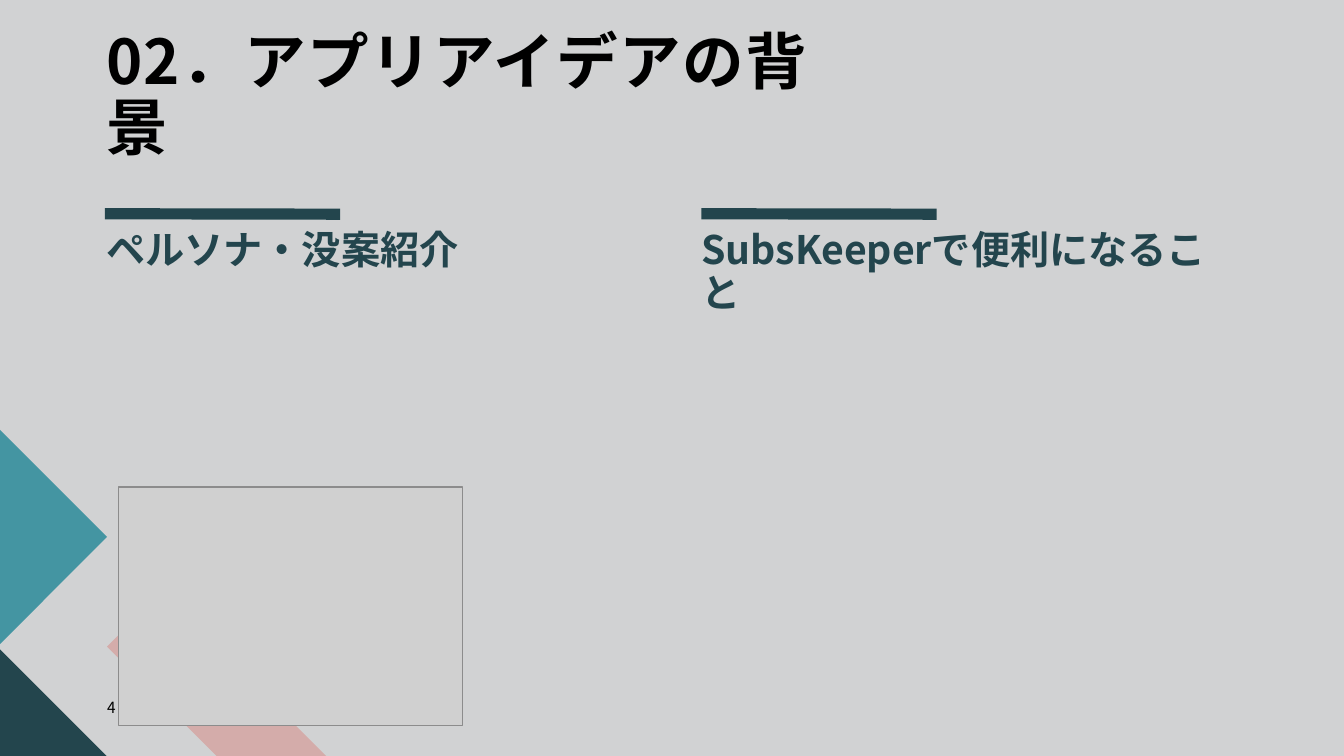
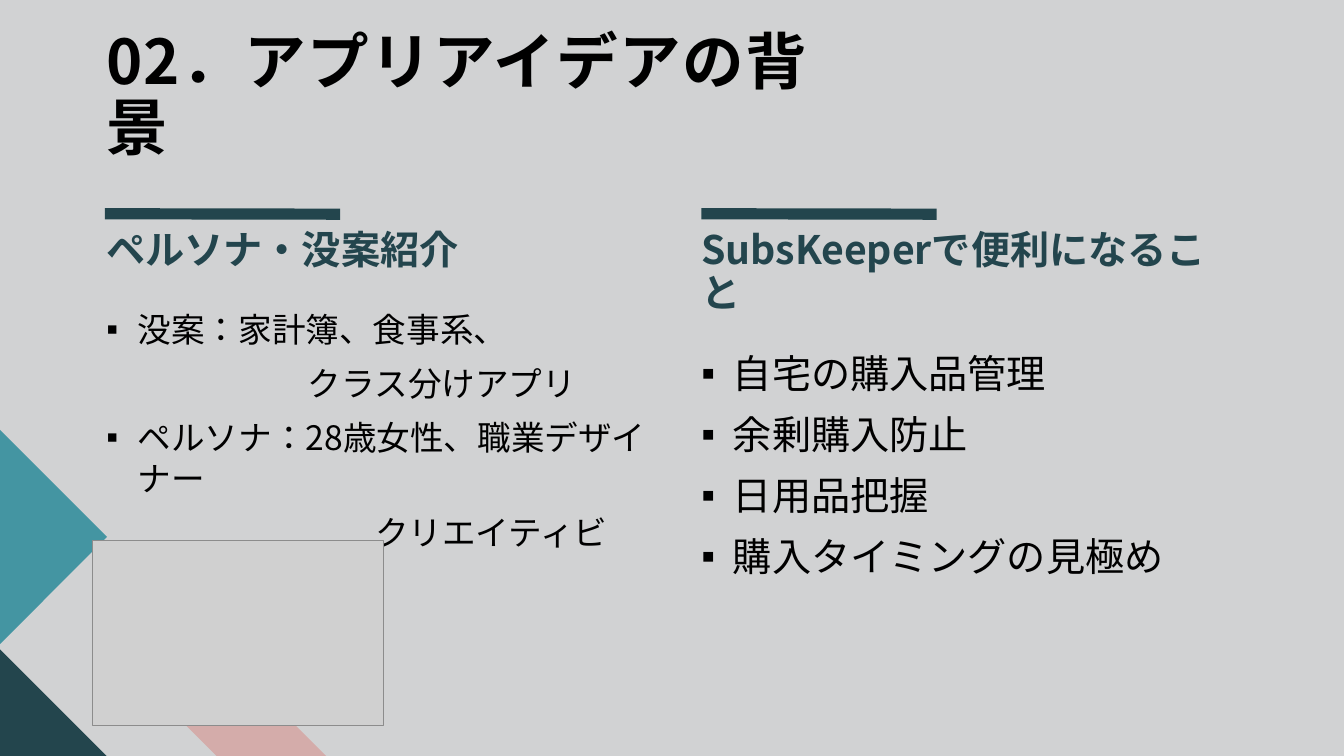
Before and after one commit to dojo2023/C-5, a slide deck: slide 4 of doc/SubsKeeper.pptx. Drawn at 1344x756 pixels with LibreOffice and Linux fonts; fonts in the diff are those of the drawing; grey boxes stand for pictures. Boxes give left, top, right and bottom in pixels: in the first picture for what was removed or moved away, otherwise in the second. Text is boxed around its words. In the diff, an @@ line names an element or a change of style, - is before the commit and + after.

```diff
--- a/doc/SubsKeeper.pptx
+++ b/doc/SubsKeeper.pptx
@@ text added at (138, 313, 646, 554), 24 pt, text #000000 @@
+▪ 没案：家計簿、食事系、
+クラス分けアプリ
+▪ ペルソナ：28歳女性、職業デザイナー
+クリエイティビティ高め
@@ text added at (733, 355, 1164, 574), 28 pt, text #000000 @@
+▪ 自宅の購入品管理
+▪ 余剰購入防止
+▪ 日用品把握
+▪ 購入タイミングの見極め
@@ picture: place and size @@
-picture at (118, 487, 463, 725)
+picture at (93, 541, 384, 726)
@@ page number removed at (107, 701, 116, 713) @@
-4
```
Also in this commit, not shown: 16 other slides changed.
